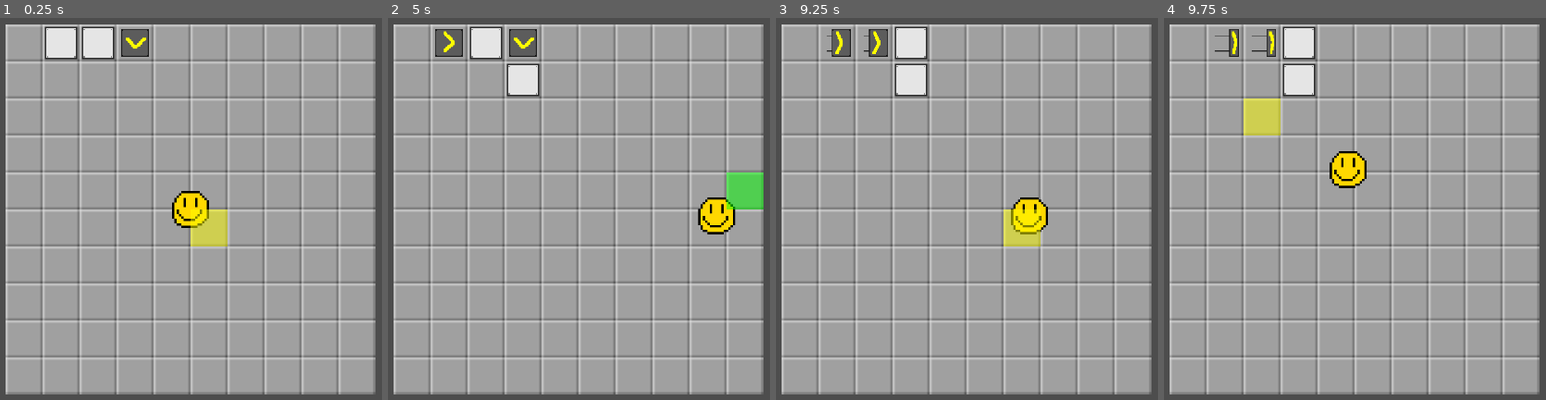
Above: before the commit, frames 1-4 (left to right).
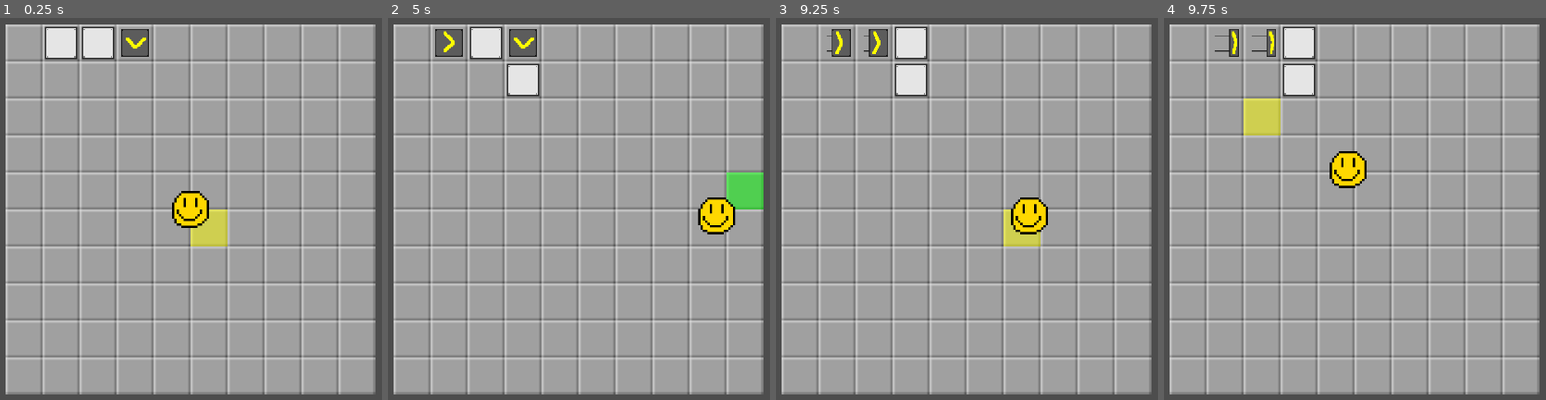
Above: after the commit, the same moments.

Repository: Stev51/gmtk-jam-2025
Game: Godot game, scene res://scenes/main.tscn
Same seed, same stepped clock (60 frames per second), same inputs: the game is played once before the commit and once after it.
Inputs (mouse positions are in pixels of both pictures, inside the frame that each line leads up to):
- Up to frame 1 (0.25 s): no input
- Up to frame 2 (5 s): tap Enter at 0.5, 3.5 s; move the mouse to (540, 293) at 0.52 s; hold Up (ui_up) 0.53-2.03 s; click (540, 293) at 0.67 s; move the mouse to (outside the picture) at 1.27 s; move the mouse to (outside the picture) at 2.02 s; hold Left (ui_left) 2.03-3.53 s; tap Space at 2.75 s; move the mouse to (617, 209) at 2.77 s; click (617, 209) at 2.92 s; move the mouse to (468, 105) at 3.52 s; hold Down (ui_down) 3.53-4.28 s; move the mouse to (739, 189) at 4.27 s; hold Right (ui_right) from 4.28 s (still down)
- Up to frame 3 (9.25 s): move the mouse to (818, 231) at 5.02 s; release Right (ui_right) at 5.03 s; hold Up (ui_up) 5.03-5.78 s; click (818, 231) at 5.17 s; move the mouse to (1039, 117) at 5.77 s; hold Right (ui_right) 5.78-8.03 s; tap Space at 6.5, 8 s; move the mouse to (928, 293) at 6.52 s; tap Enter at 7.25 s; move the mouse to (outside the picture) at 7.27 s; click (outside the picture) at 7.42 s; move the mouse to (outside the picture) at 8.02 s; hold Down (ui_down) 8.03-8.78 s; move the mouse to (1005, 209) at 8.77 s; hold Left (ui_left) from 8.78 s (still down)
- Up to frame 4 (9.75 s): move the mouse to (1244, 105) at 9.52 s; release Left (ui_left) at 9.53 s; hold Up (ui_up) from 9.53 s (still down); click (1244, 105) at 9.67 s

The runs differ from the first frame. In frame 1, less than 0.1% of the frame differs, in the area x 49-55%, y 50-55%; in frame 2, less than 0.1%; in frame 3, 0.2%, in the area x 61-70%, y 50-57%; in frame 4, nothing differs.

Commit message:
Inventory beginnings
- Added initial structure for inventories and inv items
- Added GUI instantiated scene
- Moved camera to GUI scene

Diff:
--- /dev/null
+++ b/inventory/inventories/player_inventory.tres
@@ -0,0 +1,10 @@
+[gd_resource type="Resource" script_class="Inventory" load_steps=4 format=3 uid="uid://bbsiqxqyr53rv"]
+
+[ext_resource type="Script" uid="uid://dph3jhuv06vye" path="res://inventory/inventory_item.gd" id="1_23tb2"]
+[ext_resource type="Resource" uid="uid://bp8g8vyg42v1j" path="res://inventory/items/test_item.tres" id="2_segta"]
+[ext_resource type="Script" uid="uid://8yw4a31pekos" path="res://inventory/inventory.gd" id="3_22j7m"]
+
+[resource]
+script = ExtResource("3_22j7m")
+contents = Array[ExtResource("1_23tb2")]([ExtResource("2_segta"), null, null, null, null, null, null, null, null, null, null, null])
+metadata/_custom_type_script = "uid://8yw4a31pekos"
--- /dev/null
+++ b/inventory/inventory.gd
@@ -0,0 +1,4 @@
+extends Resource
+class_name Inventory
+
+@export var contents: Array[InventoryItem]
--- /dev/null
+++ b/inventory/inventory_item.gd
@@ -0,0 +1,5 @@
+extends Resource
+class_name InventoryItem
+
+@export var name: String = ""
+@export var texture: Texture2D
--- /dev/null
+++ b/inventory/items/test_item.tres
@@ -0,0 +1,10 @@
+[gd_resource type="Resource" script_class="InventoryItem" load_steps=3 format=3 uid="uid://bp8g8vyg42v1j"]
+
+[ext_resource type="Script" uid="uid://dph3jhuv06vye" path="res://inventory/inventory_item.gd" id="1_gw3rl"]
+[ext_resource type="Texture2D" uid="uid://cv1fmdpqwab06" path="res://assets/img/icon.svg" id="2_t5u7r"]
+
+[resource]
+script = ExtResource("1_gw3rl")
+name = "Test Item"
+texture = ExtResource("2_t5u7r")
+metadata/_custom_type_script = "uid://dph3jhuv06vye"
--- /dev/null
+++ b/scenes/gui.tscn
@@ -0,0 +1,11 @@
+[gd_scene format=3 uid="uid://wfw6jdhk5dkq"]
+
+[node name="GUI" type="Control"]
+layout_mode = 3
+anchors_preset = 15
+anchor_right = 1.0
+anchor_bottom = 1.0
+grow_horizontal = 2
+grow_vertical = 2
+
+[node name="Camera" type="Camera2D" parent="."]
--- a/scenes/main.tscn
+++ b/scenes/main.tscn
@@ -1,9 +1,10 @@
-[gd_scene load_steps=6 format=3 uid="uid://be68vhiulircs"]
+[gd_scene load_steps=7 format=3 uid="uid://be68vhiulircs"]
 
 [ext_resource type="PackedScene" uid="uid://6eaf6tl17aio" path="res://scenes/player.tscn" id="1_o5qli"]
 [ext_resource type="Script" uid="uid://jaq7puo13gso" path="res://scripts/main.gd" id="1_sugp2"]
 [ext_resource type="PackedScene" uid="uid://hsl6f3topqru" path="res://scenes/world.tscn" id="2_0wfyh"]
 [ext_resource type="Script" uid="uid://cvv8r7xpjmgp6" path="res://scripts/place_marker.gd" id="4_jyhfs"]
+[ext_resource type="PackedScene" uid="uid://wfw6jdhk5dkq" path="res://scenes/gui.tscn" id="5_tbgi4"]
 
 [sub_resource type="RectangleShape2D" id="RectangleShape2D_jyhfs"]
 size = Vector2(64, 64)
@@ -13,8 +14,6 @@
 
 [node name="World" parent="." instance=ExtResource("2_0wfyh")]
 position = Vector2(-320, -320)
-
-[node name="Player" parent="." instance=ExtResource("1_o5qli")]
 
 [node name="PlaceMarker" type="Node2D" parent="."]
 script = ExtResource("4_jyhfs")
@@ -27,7 +26,9 @@
 [node name="Polygon2D" type="Polygon2D" parent="PlaceMarker"]
 polygon = PackedVector2Array(-32, -32, 32, -32, 32, 32, -32, 32)
 
-[node name="Camera" type="Camera2D" parent="."]
+[node name="Player" parent="." instance=ExtResource("1_o5qli")]
+
+[node name="GUI" parent="." instance=ExtResource("5_tbgi4")]
 
 [node name="Main Clock" type="Timer" parent="."]
 
Not shown, added: inventory/inventory.gd.uid
Not shown, added: inventory/inventory_item.gd.uid
